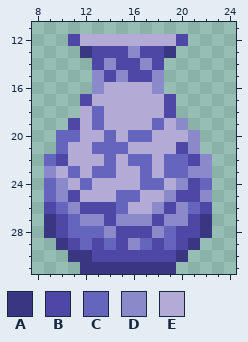
Two versions of one pixel-art file, Assets/Sprites/Objects/vase1.aseprite. The first picture shows the starting point.
32x32 pixels, 1 frame. Shown: x 8..24, y 11..31.
Palette (. is transparent): A #393781  B #4f47a5  C #6565be  D #8a89ca  E #b3aad6
Pixels before, first column x 9:
12 ..BEEEEEEEEB..
13 ...ABBBDBBA...
14 ....BDBBDB....
15 ....DBDBBD....
16 ....DEEEED....
17 ...BEEEEEEB...
18 ...ECEEEEEB...
19 ..BECEEEECED..
20 .CCEECECCEEED.
21 .CEECCCEEEEBD.
22 CBEEECECCECCBD
23 DECECCEECECCDD
24 CDECEEEECCEDBC
25 CDBEEECCEEDBBD
26 BCDBBBCEEDBDCB
27 ABCDDBDDDBDDBA
28 ABCCCDBBBDCBBA
29 .ABCBCBDCBCBA.
30 ..AABBBBBBBA..
31 ...AAAAAAAA...
Once edited:
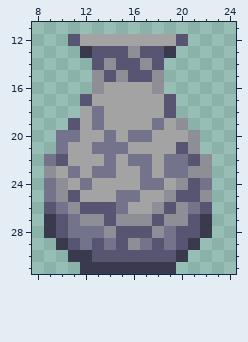
The exact change:
colour A: #393781 -> #3a3a4e
colour B: #4f47a5 -> #575572
colour C: #6565be -> #73738b
colour D: #8a89ca -> #8e8e97
colour E: #b3aad6 -> #a3a3a3
Pixel boxes of the changes (left, top, right, bottom) in both pictures:
changed: (44, 34, 212, 274)
